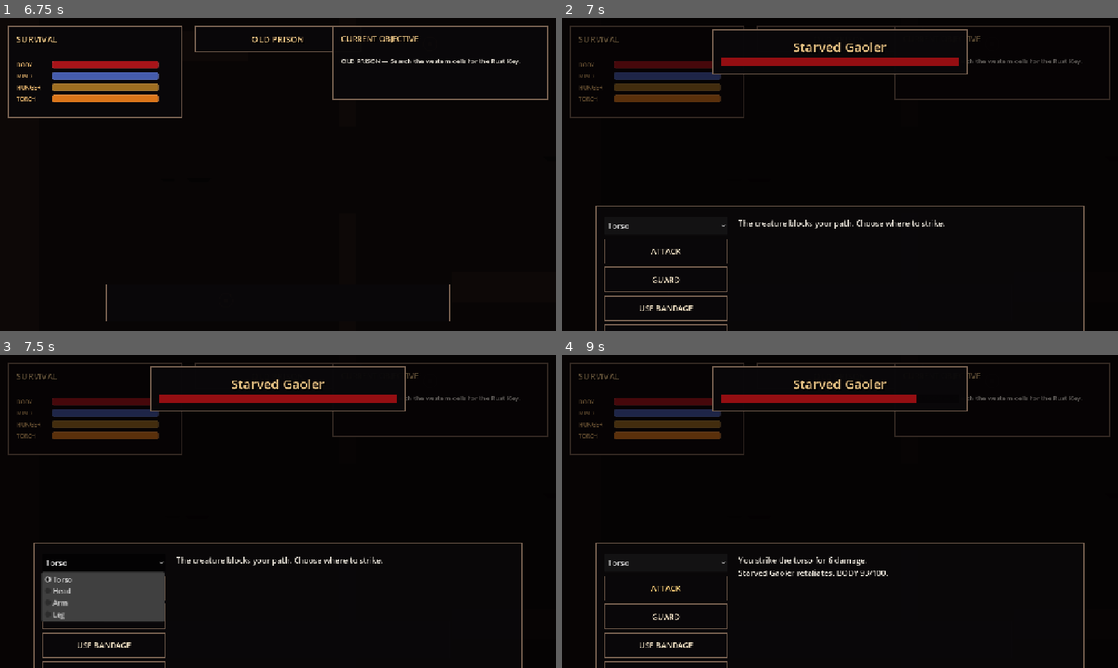
Above: before the commit, frames 1-4 (two rows, left to right).
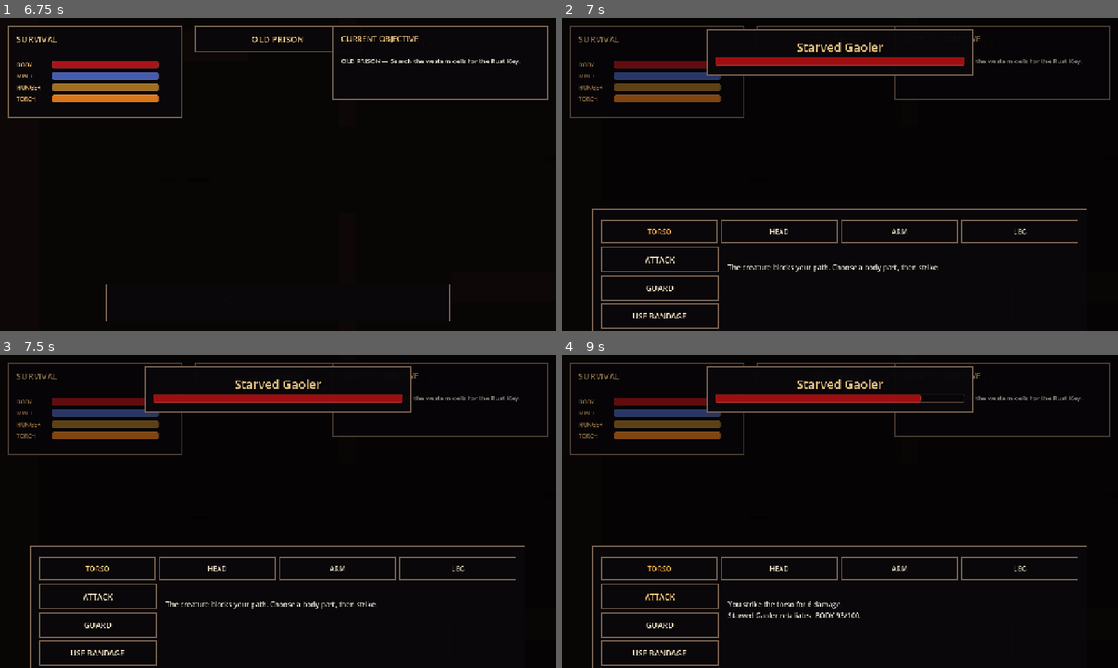
Above: after the commit, the same moments.

Repository: Worawit0/space-dodge-game01
Game: Godot game, scene res://scenes/main/main.tscn
Same seed, same stepped clock (60 frames per second), same inputs: the game is played once before the commit and once after it.
Inputs (mouse positions are in pixels of both pictures, inside the frame that each line leads up to):
- Up to frame 1 (6.75 s): click "NEW DESCENT" at 0.5 s; tap Enter at 1.25, 6.5 s; hold D 1.28-2.03 s; tap E at 1.35, 6.6 s; tap Space at 1.52, 2, 2.27 s; hold S 2.03-2.75 s; tap I at 2.1 s; click "ITEMS" at 2.75 s; click "WEAPONS" at 3.5 s; click "ARMOR" at 4.25 s; click "KEY ITEMS" at 5 s; click "BACK [ESC]" at 5.75 s; hold D from 6.53 s (still down)
- Up to frame 2 (7 s): keep holding D
- Up to frame 3 (7.5 s): release D at 7.25 s; click (105, 561) at 7.25 s, where only the run before the commit has a clickable "Torso"
- Up to frame 4 (9 s): click (662, 567) at 8 s, where only the run after the commit has a clickable "TORSO"; click "ATTACK" at 8.75 s

Frame 1 is identical in both runs. In frame 2, 7.1% of the frame differs, in the area x 3-95%, y 3-100%; in frame 3, 10%; in frame 4, 7.2%.

Commit message:
V9 redesign inventory and battle UI: forsaken_v7/scripts/ui/battle.gd

Diff:
--- a/forsaken_v7/scripts/ui/battle.gd
+++ b/forsaken_v7/scripts/ui/battle.gd
@@ -9,9 +9,10 @@
 var enemy_hp_bar: ProgressBar
 var player_status: Label
 var log_label: Label
-var target_select: OptionButton
 var attack_button: Button
 var battle_sprite: AnimatedSprite2D
+var target_buttons: Dictionary = {}
+var target_name := "Torso"
 var current_enemy
 var enemy_hp := 0
 var enemy_max_hp := 0
@@ -30,15 +31,16 @@
 func begin(enemy) -> void:
 	current_enemy = enemy
 	var data: Dictionary = enemy.battle_data()
-	enemy_max_hp = int(data.get("hp", 30))
+	enemy_max_hp = int(data.get("hp",30))
 	enemy_hp = enemy_max_hp
-	enemy_attack = int(data.get("attack", 8))
+	enemy_attack = int(data.get("attack",8))
 	arm_disabled = false
 	leg_disabled = false
-	enemy_name_label.text = str(data.get("name", "Unknown Horror"))
+	target_name = "Torso"
+	enemy_name_label.text = str(data.get("name","Unknown Horror"))
 	enemy_hp_bar.max_value = enemy_max_hp
 	enemy_hp_bar.value = enemy_hp
-	log_label.text = "The creature blocks your path. Choose where to strike."
+	log_label.text = "The creature blocks your path. Choose a body part, then strike."
 	if enemy.has_method("get_battle_frames"):
 		battle_sprite.sprite_frames = enemy.get_battle_frames()
 		battle_sprite.scale = enemy.get_battle_scale()
@@ -47,6 +49,7 @@
 	battle_sprite.visible = true
 	root.visible = true
 	attack_button.disabled = false
+	_refresh_target_buttons()
 	_update_player()
 	AudioManager.play_event("monster")
 
@@ -60,72 +63,79 @@
 	bg.set_anchors_and_offsets_preset(Control.PRESET_FULL_RECT)
 	bg.expand_mode = TextureRect.EXPAND_IGNORE_SIZE
 	bg.stretch_mode = TextureRect.STRETCH_KEEP_ASPECT_COVERED
+	if ResourceLoader.exists("res://assets/v9/ui/battle_bg.png"):
+		bg.texture = load("res://assets/v9/ui/battle_bg.png")
 	bg.texture_filter = CanvasItem.TEXTURE_FILTER_NEAREST
-	if ResourceLoader.exists("res://assets/v8/ui/battle_bg.png"):
-		bg.texture = load("res://assets/v8/ui/battle_bg.png")
 	root.add_child(bg)
 
 	var dim := ColorRect.new()
-	dim.color = Color(0.015,0.004,0.008,0.60)
+	dim.color = Color(0.012,0.004,0.008,0.42)
 	dim.set_anchors_and_offsets_preset(Control.PRESET_FULL_RECT)
 	root.add_child(dim)
 
-	var title_panel := PanelContainer.new()
-	title_panel.anchor_left = 0.27
-	title_panel.anchor_top = 0.035
-	title_panel.anchor_right = 0.73
-	title_panel.anchor_bottom = 0.18
-	title_panel.add_theme_stylebox_override("panel", UI.panel_style(0.92))
-	root.add_child(title_panel)
-	var title_box := VBoxContainer.new()
-	title_box.alignment = BoxContainer.ALIGNMENT_CENTER
-	title_panel.add_child(title_box)
-	enemy_name_label = UI.title_label("ENEMY", 30)
-	title_box.add_child(enemy_name_label)
+	var enemy_panel := PanelContainer.new()
+	enemy_panel.anchor_left = 0.26
+	enemy_panel.anchor_top = 0.035
+	enemy_panel.anchor_right = 0.74
+	enemy_panel.anchor_bottom = 0.185
+	enemy_panel.add_theme_stylebox_override("panel",UI.panel_style(0.94))
+	root.add_child(enemy_panel)
+
+	var enemy_box := VBoxContainer.new()
+	enemy_box.alignment = BoxContainer.ALIGNMENT_CENTER
+	enemy_box.add_theme_constant_override("separation",4)
+	enemy_panel.add_child(enemy_box)
+	enemy_name_label = UI.title_label("ENEMY",28)
+	enemy_box.add_child(enemy_name_label)
 	enemy_hp_bar = ProgressBar.new()
-	enemy_hp_bar.custom_minimum_size = Vector2(440, 18)
-	enemy_hp_bar.show_percentage = false
-	var hpbg := StyleBoxFlat.new()
-	hpbg.bg_color = Color(0.025,0.018,0.022,0.95)
-	var hpfill := StyleBoxFlat.new()
-	hpfill.bg_color = Color(0.58,0.055,0.07,1.0)
-	enemy_hp_bar.add_theme_stylebox_override("background", hpbg)
-	enemy_hp_bar.add_theme_stylebox_override("fill", hpfill)
-	title_box.add_child(enemy_hp_bar)
+	enemy_hp_bar.custom_minimum_size = Vector2(455,18)
+	UI.style_progress(enemy_hp_bar,Color(0.62,0.055,0.065))
+	enemy_box.add_child(enemy_hp_bar)
 
 	battle_sprite = AnimatedSprite2D.new()
 	battle_sprite.name = "EnemyBattleSprite"
-	battle_sprite.position = Vector2(640,315)
+	battle_sprite.position = Vector2(640,350)
 	battle_sprite.texture_filter = CanvasItem.TEXTURE_FILTER_NEAREST
 	battle_sprite.animation_finished.connect(_on_battle_animation_finished)
 	root.add_child(battle_sprite)
 
 	var command_panel := PanelContainer.new()
-	command_panel.anchor_left = 0.06
-	command_panel.anchor_top = 0.60
-	command_panel.anchor_right = 0.94
-	command_panel.anchor_bottom = 0.95
-	command_panel.add_theme_stylebox_override("panel", UI.panel_style(0.98))
+	command_panel.anchor_left = 0.055
+	command_panel.anchor_top = 0.61
+	command_panel.anchor_right = 0.945
+	command_panel.anchor_bottom = 0.955
+	command_panel.add_theme_stylebox_override("panel",UI.panel_style(0.985))
 	root.add_child(command_panel)
 
+	var outer := VBoxContainer.new()
+	outer.add_theme_constant_override("separation",8)
+	command_panel.add_child(outer)
+
+	var target_heading := UI.heading_label("CHOOSE TARGET",14)
+	target_heading.horizontal_alignment = HORIZONTAL_ALIGNMENT_CENTER
+	outer.add_child(target_heading)
+
+	var targets := HBoxContainer.new()
+	targets.add_theme_constant_override("separation",8)
+	outer.add_child(targets)
+	for part in ["Torso","Head","Arm","Leg"]:
+		var b := Button.new()
+		b.text = part.to_upper()
+		b.size_flags_horizontal = Control.SIZE_EXPAND_FILL
+		UI.style_button(b,true)
+		b.pressed.connect(_select_target.bind(part))
+		targets.add_child(b)
+		target_buttons[part] = b
+
 	var row := HBoxContainer.new()
-	row.add_theme_constant_override("separation", 24)
-	command_panel.add_child(row)
+	row.add_theme_constant_override("separation",22)
+	row.size_flags_vertical = Control.SIZE_EXPAND_FILL
+	outer.add_child(row)
 
 	var commands := VBoxContainer.new()
-	commands.custom_minimum_size = Vector2(285,0)
-	commands.add_theme_constant_override("separation", 8)
+	commands.custom_minimum_size = Vector2(270,0)
+	commands.add_theme_constant_override("separation",7)
 	row.add_child(commands)
-
-	var target_heading := UI.body_label("TARGET", 15)
-	target_heading.add_theme_color_override("font_color", Color(0.78,0.65,0.48))
-	commands.add_child(target_heading)
-	target_select = OptionButton.new()
-	for part in ["Torso", "Head", "Arm", "Leg"]:
-		target_select.add_item(part)
-	target_select.custom_minimum_size = Vector2(250,42)
-	target_select.add_theme_font_size_override("font_size", 18)
-	commands.add_child(target_select)
 
 	attack_button = Button.new()
 	attack_button.text = "ATTACK"
@@ -153,30 +163,44 @@
 
 	var info := VBoxContainer.new()
 	info.size_flags_horizontal = Control.SIZE_EXPAND_FILL
-	info.add_theme_constant_override("separation", 10)
+	info.add_theme_constant_override("separation",8)
 	row.add_child(info)
-	player_status = UI.body_label("", 18)
+
+	player_status = UI.heading_label("",15)
 	info.add_child(player_status)
-	log_label = UI.body_label("", 18)
+	UI.add_divider(info)
+	log_label = UI.body_label("",16)
 	log_label.size_flags_vertical = Control.SIZE_EXPAND_FILL
-	log_label.custom_minimum_size = Vector2(0,145)
+	log_label.custom_minimum_size = Vector2(0,120)
 	info.add_child(log_label)
+
+func _select_target(part: String) -> void:
+	target_name = part
+	AudioManager.play_ui()
+	_refresh_target_buttons()
+
+func _refresh_target_buttons() -> void:
+	for part in target_buttons.keys():
+		var b: Button = target_buttons[part]
+		if part == target_name:
+			b.add_theme_color_override("font_color",Color(1.0,0.70,0.32))
+		else:
+			b.add_theme_color_override("font_color",Color(0.84,0.79,0.71))
 
 func _update_player() -> void:
 	if player_status:
-		player_status.text = "BODY %.0f/100   MIND %.0f   HUNGER %.0f\n%s  ATK %d   •   %s  DEF %d" % [
-			GameState.body, GameState.mind, GameState.hunger,
-			GameState.equipped_weapon, GameState.attack_power(),
-			GameState.equipped_armor, GameState.armor_defense()
+		player_status.text = "BODY %.0f/100    MIND %.0f    HUNGER %.0f     •     %s  ATK %d     •     %s  DEF %d" % [
+			GameState.body,GameState.mind,GameState.hunger,
+			GameState.equipped_weapon,GameState.attack_power(),
+			GameState.equipped_armor,GameState.armor_defense()
 		]
 
 func _attack() -> void:
 	if current_enemy == null or attack_button.disabled:
 		return
-	var target := target_select.get_item_text(target_select.selected)
 	var hit_chance := 1.0
 	var multiplier := 1.0
-	match target:
+	match target_name:
 		"Head":
 			hit_chance = 0.72
 			multiplier = 1.45
@@ -186,24 +210,26 @@
 		"Leg":
 			hit_chance = 0.90
 			multiplier = 0.85
+
 	var roll := rng.randf()
 	if roll <= hit_chance:
-		var damage: int = maxi(1, int(round((GameState.attack_power() + rng.randi_range(0,3)) * multiplier)))
-		enemy_hp = maxi(0, enemy_hp - damage)
+		var damage: int = maxi(1,int(round((GameState.attack_power() + rng.randi_range(0,3)) * multiplier)))
+		enemy_hp = maxi(0,enemy_hp-damage)
 		enemy_hp_bar.value = enemy_hp
-		log_label.text = "You strike the %s for %d damage." % [target.to_lower(), damage]
+		log_label.text = "You strike the %s for %d damage." % [target_name.to_lower(),damage]
 		if battle_sprite.sprite_frames.has_animation("hurt") and battle_sprite.sprite_frames.get_frame_count("hurt") > 0:
 			battle_sprite.play("hurt")
-		if target == "Arm" and not arm_disabled and rng.randf() < 0.45:
+		if target_name == "Arm" and not arm_disabled and rng.randf() < 0.45:
 			arm_disabled = true
-			enemy_attack = maxi(1, enemy_attack - 3)
+			enemy_attack = maxi(1,enemy_attack-3)
 			log_label.text += "\nIts attacking limb is crippled."
-		if target == "Leg" and not leg_disabled and rng.randf() < 0.45:
+		if target_name == "Leg" and not leg_disabled and rng.randf() < 0.45:
 			leg_disabled = true
 			log_label.text += "\nIts movement is crippled."
 		AudioManager.play_event("hit")
 	else:
-		log_label.text = "Your attack misses the %s." % target.to_lower()
+		log_label.text = "Your attack misses the %s." % target_name.to_lower()
+
 	if enemy_hp <= 0:
 		_win()
 		return
@@ -226,7 +252,7 @@
 	if rng.randf() <= chance:
 		log_label.text = "You escape the encounter."
 		root.visible = false
-		battle_finished.emit(false, current_enemy)
+		battle_finished.emit(false,current_enemy)
 	else:
 		log_label.text = "Escape failed."
 		_enemy_turn(1.0)
@@ -236,11 +262,11 @@
 		return
 	if battle_sprite.sprite_frames.has_animation("attack") and battle_sprite.sprite_frames.get_frame_count("attack") > 0:
 		battle_sprite.play("attack")
-	var damage: float = maxf(1.0, float(enemy_attack) * multiplier + rng.randf_range(-1.0,2.0))
-	GameState.damage(damage, "The %s ended your descent." % enemy_name_label.text)
+	var damage: float = maxf(1.0,float(enemy_attack)*multiplier + rng.randf_range(-1.0,2.0))
+	GameState.damage(damage,"The %s ended your descent." % enemy_name_label.text)
 	_update_player()
 	if GameState.body > 0:
-		log_label.text += "\n%s retaliates. BODY %.0f/100." % [enemy_name_label.text, GameState.body]
+		log_label.text += "\n%s retaliates. BODY %.0f/100." % [enemy_name_label.text,GameState.body]
 		AudioManager.play_event("hurt")
 
 func _win() -> void:
@@ -251,14 +277,14 @@
 	var defeated = current_enemy
 	if battle_sprite.sprite_frames.has_animation("death") and battle_sprite.sprite_frames.get_frame_count("death") > 0:
 		battle_sprite.play("death")
-	var timer := get_tree().create_timer(0.55)
+	var timer := get_tree().create_timer(0.65)
 	timer.timeout.connect(_complete_win.bind(defeated))
 
 func _complete_win(defeated) -> void:
 	root.visible = false
 	if defeated:
 		defeated.defeat()
-	battle_finished.emit(true, defeated)
+	battle_finished.emit(true,defeated)
 
 func _on_battle_animation_finished() -> void:
 	if not root.visible or enemy_hp <= 0:
